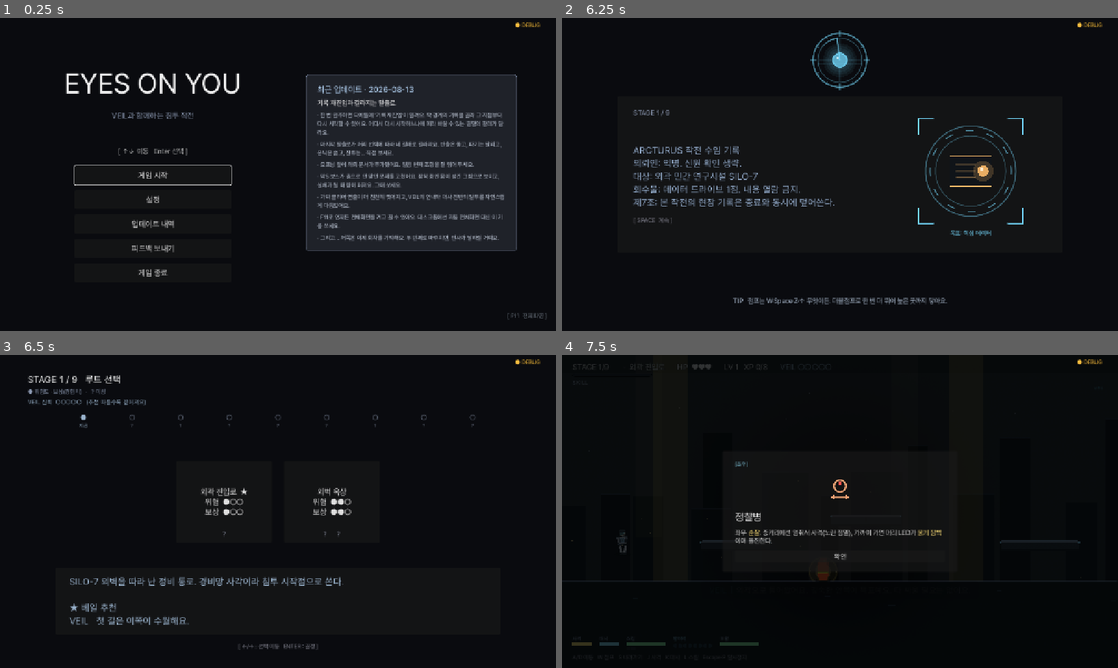
Above: before the commit, frames 1-4 (two rows, left to right).
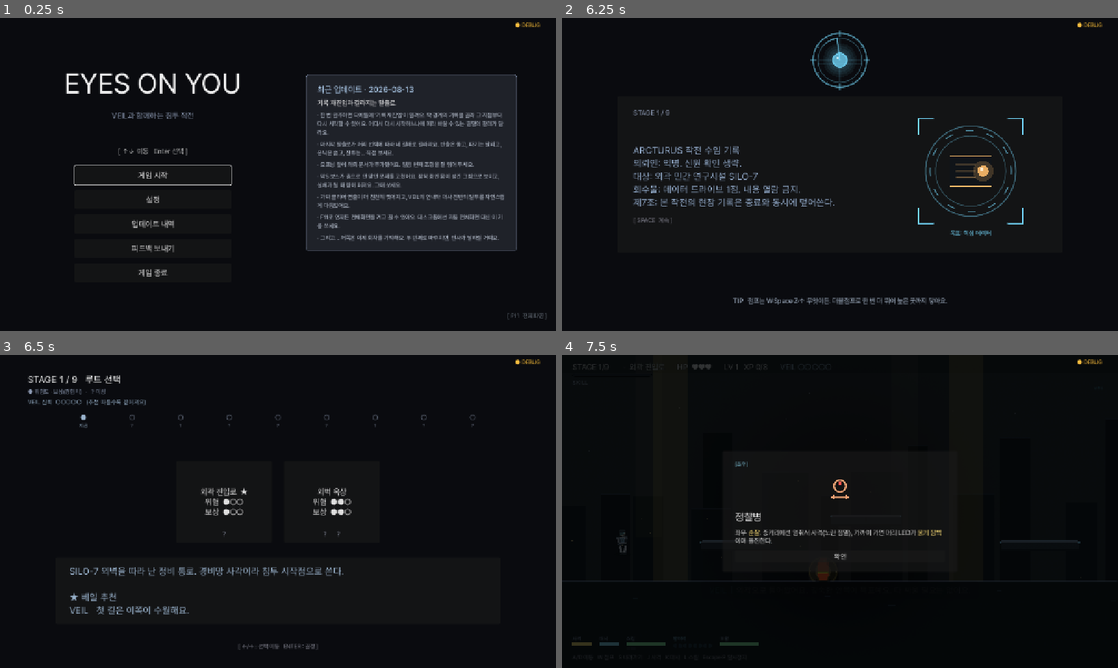
Above: after the commit, the same moments.

Repository: soomin007/EyesOnYou-Full
Game: Godot game, scene res://scenes/main.tscn
Same seed, same stepped clock (60 frames per second), same inputs: the game is played once before the commit and once after it. Sound files missing from this copy of the repository are replaced by a short silence.
Inputs (mouse positions are in pixels of both pictures, inside the frame that each line leads up to):
- Up to frame 1 (0.25 s): no input
- Up to frame 2 (6.25 s): click "게임 시작" at 0.5 s; click "일반 모드" at 1.25 s; click "바로 시작" at 2 s; tap Enter (ui_accept) at 2.75, 3.5 s; move the mouse to (962, 158) at 2.77 s; hold D (move_right) 2.78-3.5 s; hold J (attack) 2.78-3.5 s; click (962, 158) at 2.92 s; tap W (jump) at 3.02, 6.02 s; drag from (728, 190) to (812, 237) at 3.52 s; move the mouse to (895, 105) at 4.27 s; hold A (move_left) 4.28-5 s; tap P at 4.35 s; click (895, 105) at 4.42 s; drag from (812, 237) to (673, 127) at 5.02 s; move the mouse to (1006, 221) at 5.77 s; hold D (move_right) from 5.78 s (still down); tap Q at 5.85 s; click (1006, 221) at 5.92 s
- Up to frame 3 (6.5 s): keep holding D (move_right); tap Escape (pause) at 6.4 s
- Up to frame 4 (7.5 s): release D (move_right) at 6.5 s; drag from (673, 464) to (756, 433) at 6.52 s; click "외곽 진입로 ★ 위험 ●○○ 보상 ●○○" at 7.25 s

Frames 1-2 are identical in both runs. In frame 3, 1.9% of the frame differs, in the area x 12-62%, y 67-87%; in frame 4, nothing differs.

Commit message:
fix(feedback): 실플레이 피드백 일괄 — 글리치 정지/과다·자막 흔들림·소환 끼임·동선·가독성
- Stage: 글리치 러너 PROCESS_MODE_ALWAYS + pause 중 3배속 소진(14-1
  레벨업 중 피크 정지 수정) · 글리치 하향(발화 마이크로 8s 쿨다운,
  본 찢김 1.6/0.65 등) · 자막 상시 흔들림 → 새 VEIL 대사 0.7s 창 ·
  14-1 가짜 클리어 이후 내 VEIL 자막 1.4s 억압(보라만 온전) ·
  보스 클리어 후 출구 도보 퇴장(즉시 터널 전환 제거) · 막3 SENTINEL
  처치 후 VEIL 동요 대사 재작성
- BossSentinel: 소환 X 140~1780 클램프 + patrol 소환수 hunt(좌하단
  구석 끼임 수정, 스모크 실측 PASS)
- VeilSight+GameState: 마킹 소개 멘트 런당 1회(veilsight_intro_shown)
- CoreTunnel: 상하 비네트 6단 띠 → tunnel_vignette.gdshader(smoothstep
  +디더, 줄무늬 제거)
- RouteMap: 상충 추천 전용 라벨 분리(? 바이올렛/VEIL 반박) + ? 추천
  헤더 삭제 + VeilBox 위로 확장(하단 붙음 방지)
- MapData: 봉쇄 게이트 재머 야외(2450) → 터널 안(1250)

부팅 스모크 + 씬 3종(stage/route_map/core_tunnel) 부팅 PASS

Co-Authored-By: Claude Fable 5 <noreply@anthropic.com>

Diff:
--- /dev/null
+++ b/assets/shaders/tunnel_vignette.gdshader
@@ -0,0 +1,19 @@
+shader_type canvas_item;
+render_mode blend_mix;
+
+// 14-2 터널 상하 비네트 — 이전에는 draw_rect 6단 띠로 그려 알파 계단(줄무늬)이 그대로
+// 보였다(사용자 지적 2026-08-14). veil_vignette와 같은 방식: 픽셀 단위 smoothstep 감쇠
+// + 미세 해시 디더로 8비트 양자화 밴딩까지 흩뜨린다.
+uniform float band : hint_range(0.0, 0.5) = 0.16;      // 상/하 비네트 각각의 화면 비율
+uniform float strength : hint_range(0.0, 1.0) = 0.34;  // 가장자리 최대 어둡기
+
+float dither(vec2 p) {
+	return fract(sin(dot(p, vec2(12.9898, 78.233))) * 43758.5453) - 0.5;
+}
+
+void fragment() {
+	float d = min(UV.y, 1.0 - UV.y);   // 가까운 상/하 가장자리까지의 거리(UV)
+	float a = (1.0 - smoothstep(0.0, band, d)) * strength;
+	a += dither(FRAGCOORD.xy) / 255.0;
+	COLOR = vec4(0.0, 0.0, 0.0, clamp(a, 0.0, 1.0));
+}
--- a/scenes/route_map.tscn
+++ b/scenes/route_map.tscn
@@ -46,6 +46,7 @@
 anchor_top = 0.68
 anchor_right = 0.9
 anchor_bottom = 0.86
+grow_vertical = 0
 
 [node name="Margin" type="MarginContainer" parent="VeilBox"]
 theme_override_constants/margin_left = 32
--- a/scripts/BossSentinel.gd
+++ b/scripts/BossSentinel.gd
@@ -383,9 +383,11 @@
 	var hp_for: int = SUMMON_DRONE_HP if kind == 2 else SUMMON_PATROL_HP
 	# drone은 호버 라인 부근, patrol은 지면 위로 spawn.
 	var y: float = HOVER_Y if kind == 2 else (global_position.y + 280.0)
+	# X는 ARENA(1920) 안쪽으로 클램프 — 보스가 한쪽에 치우친 채 전환되면 보스 기준 ±760이
+	# 벽 밖으로 나가, patrol이 좌하단 구석에 낀 채 방치됐다(사용자 보고 2026-08-14).
 	var positions: Array = [
-		Vector2(global_position.x - SUMMON_OFFSET_X, y),
-		Vector2(global_position.x + SUMMON_OFFSET_X, y),
+		Vector2(clampf(global_position.x - SUMMON_OFFSET_X, 140.0, 1780.0), y),
+		Vector2(clampf(global_position.x + SUMMON_OFFSET_X, 140.0, 1780.0), y),
 	]
 	for pos in positions:
 		var m: CharacterBody2D = _spawn_minion(kind, pos, hp_for)
@@ -402,6 +404,10 @@
 	e.collision_mask = 1
 	e.set("enemy_type", kind)
 	e.set("hp", hp_value)
+	# patrol 소환수는 사냥 모드 — 감지 범위(260px) 밖에서 스폰되면 제자리 순찰만 하다
+	# 구석에 머물러 "끼어 있다"로 읽힌다. P3 의도(지면 추격으로 동선 좁힘)와도 사냥이 맞다.
+	if kind == 0:
+		e.set("hunt", true)
 	var col := CollisionShape2D.new()
 	var shape := RectangleShape2D.new()
 	if kind == 2:
--- a/scripts/CoreTunnel.gd
+++ b/scripts/CoreTunnel.gd
@@ -69,6 +69,15 @@
 	view.mouse_filter = Control.MOUSE_FILTER_IGNORE
 	add_child(view)
 	_view = view
+	# 상하 비네트 — 셰이더(픽셀 단위 smoothstep+디더). draw_rect 6단 띠는 계단 줄무늬가
+	# 보였다(사용자 지적 2026-08-14). 뷰 위, 라벨 아래.
+	var vig := ColorRect.new()
+	vig.set_anchors_preset(Control.PRESET_FULL_RECT)
+	vig.mouse_filter = Control.MOUSE_FILTER_IGNORE
+	var vig_mat := ShaderMaterial.new()
+	vig_mat.shader = load("res://assets/shaders/tunnel_vignette.gdshader") as Shader
+	vig.material = vig_mat
+	add_child(vig)
 	_hint_label = Label.new()
 	_hint_label.text = "↑ / W  전진"
 	_hint_label.add_theme_font_size_override("font_size", 15)
@@ -479,7 +488,6 @@
 		_draw_corridor(pz, cx, cy, focal)
 		_draw_core(pz, cx, cy, focal)
 		_draw_lamps(pz, cx, cy, focal)
-		_draw_vignette(vs)
 		var fa: float = float(t.fade_alpha())
 		if fa > 0.001:
 			draw_rect(Rect2(Vector2.ZERO, vs), Color(0, 0, 0, fa), true)
@@ -607,11 +615,4 @@
 		draw_circle(Vector2.ZERO, r_base * 1.5, Color(CORE_COL.r, CORE_COL.g, CORE_COL.b, 0.10 * vis))
 		draw_set_transform(Vector2.ZERO, 0.0, Vector2.ONE)
 
-	# 상하 비네트 — 시야를 좁혀 터널감을 강화.
-	func _draw_vignette(vs: Vector2) -> void:
-		var strips: int = 6
-		var band: float = vs.y * 0.16 / float(strips)
-		for i in strips:
-			var a: float = 0.30 * (1.0 - float(i) / float(strips))
-			draw_rect(Rect2(Vector2(0, float(i) * band), Vector2(vs.x, band + 1.0)), Color(0, 0, 0, a), true)
-			draw_rect(Rect2(Vector2(0, vs.y - float(i + 1) * band), Vector2(vs.x, band + 1.0)), Color(0, 0, 0, a), true)
+	# 상하 비네트는 CoreTunnel._ready의 셰이더 ColorRect가 담당(tunnel_vignette.gdshader).
--- a/scripts/GameState.gd
+++ b/scripts/GameState.gd
@@ -87,6 +87,9 @@
 var shield_immune_line_shown: bool = false
 # 포탑 "못 부숴요" 안내 발화 횟수 — 런당 2회까지만(함정 맵마다 반복돼 지겹다는 피드백 2026-08-11).
 var trap_warn_count: int = 0
+# VEIL 마킹 소개("위험한 건 제가 먼저 볼게요") — 런당 1회. VeilSight 인스턴스 변수였을 땐 맵마다
+# 재생돼 "뜬금없이 자주 나온다"(2026-08-14). 비영속, reset에서 초기화.
+var veilsight_intro_shown: bool = false
 
 # 막3 핵심부(lab) 보스 처치 후 데이터 회수 연출 → "처리 선택"(DisposalChoiceOverlay)에서 고른 값.
 # 엔딩 9개의 처리 축(반출/파기/은닉/잔류). 런 단위 — reset()/start_main_game()에서 해제, run.cfg 영속.
@@ -354,6 +357,7 @@
 	elite_line_shown = false
 	shield_immune_line_shown = false
 	trap_warn_count = 0
+	veilsight_intro_shown = false
 	disposal_choice = ""
 	rival_phase_reached = 0
 	core_tunnel_live = false
@@ -406,6 +410,7 @@
 	elite_line_shown = false
 	shield_immune_line_shown = false
 	trap_warn_count = 0
+	veilsight_intro_shown = false
 	disposal_choice = ""
 	rival_phase_reached = 0
 	core_tunnel_live = false
--- a/scripts/MapData.gd
+++ b/scripts/MapData.gd
@@ -671,7 +671,9 @@
 			"drone":  [Vector2(2350, 300.0), Vector2(3050, 300.0)],
 			"bomber": [Vector2(1750, 600.0), Vector2(3300, 600.0)],
 			"shield": [Vector2(1450, 600.0), Vector2(2900, 600.0)],
-			"jammer": [Vector2(2450, 600.0)],
+			# 재머는 터널 안(_TUNNEL_END_X 1600 이내)으로 — 야경 노상에 설비가 놓인 게
+			# 부자연스럽다는 피드백(2026-08-14). 진입 밀집 구간의 마커를 지워 초반 압박 담당.
+			"jammer": [Vector2(1250, 600.0)],
 		},
 		"route_lines": [
 			{"x": 1800.0, "who": "veil", "text": "경보가 우릴 앞질러 가요. 다음 구간은 미리 쏘면서 진입하죠.", "dur": 3.4},
--- a/scripts/RouteMap.gd
+++ b/scripts/RouteMap.gd
@@ -13,6 +13,10 @@
 # §4 상충 추천(rival_veil_concept — 막4 "두 목소리") — 가짜 목소리가 다른 맵을 권한다.
 var rival_rec_id: String = ""
 var rival_rec_line: String = ""
+# 상충 추천 전용 라벨 — 본 멘트(veil_text)와 한 라벨에 이어 붙이면 같은 색 벽으로 읽힌다
+# (가독성 피드백 2026-08-14). 화자색은 인게임 자막과 동일: ? = 바이올렛, VEIL = 톤 색.
+var rival_lure_label: Label = null
+var rival_rebuttal_label: Label = null
 
 # 유인 멘트 — 말투 A(결이 어긋난 정중함) 플레이스홀더. 감언과 실제(최고위험 맵)의 어긋남이 본체.
 const _RIVAL_LURES: Array = [
@@ -89,6 +93,7 @@
 	# 긴 description이 박스 밖으로 빠져나가던 문제 — 자동 줄바꿈.
 	veil_text.autowrap_mode = TextServer.AUTOWRAP_WORD_SMART
 	veil_text.custom_minimum_size = Vector2(560, 0)
+	_build_rival_lure_labels()
 	_setup_trust_gauge()
 	_build_progress_strip()
 	_build_risk_reward_panel()
@@ -97,6 +102,25 @@
 	_update_veil_comment()
 	_refresh_hint()
 	GameState.input_kind_changed.connect(_on_input_kind_changed)
+
+# 상충 추천 라벨 2종을 VeilBox 세로 스택(veil_text 아래)에 만든다. 평소엔 숨김.
+func _build_rival_lure_labels() -> void:
+	var v_box: VBoxContainer = veil_text.get_parent() as VBoxContainer
+	if v_box == null:
+		return
+	v_box.add_theme_constant_override("separation", 10)
+	rival_lure_label = Label.new()
+	rival_lure_label.autowrap_mode = TextServer.AUTOWRAP_WORD_SMART
+	rival_lure_label.add_theme_font_size_override("font_size", 20)
+	rival_lure_label.add_theme_color_override("font_color", Color(0.85, 0.50, 1.0))
+	rival_lure_label.visible = false
+	v_box.add_child(rival_lure_label)
+	rival_rebuttal_label = Label.new()
+	rival_rebuttal_label.autowrap_mode = TextServer.AUTOWRAP_WORD_SMART
+	rival_rebuttal_label.add_theme_font_size_override("font_size", 20)
+	rival_rebuttal_label.add_theme_color_override("font_color", GameState.veil_tone_color())
+	rival_rebuttal_label.visible = false
+	v_box.add_child(rival_rebuttal_label)
 
 func _build_risk_reward_panel() -> void:
 	# VeilBox 우측에 작은 패널 — 고위험/고보상 경고를 본 멘트와 분리해서 표시.
@@ -456,11 +480,15 @@
 		msg += "VEIL   " + str(route.get("veil_comment", ""))
 	# §4 상충 추천 — 라이벌이 미는 카드엔 정체 불명 "?"의 감언이 붙는다. 신뢰 warm이면
 	# 내 VEIL이 즉시 반박(신뢰가 지각을 산다 §4.1) — 아니면 어긋난 정중함을 스스로 읽어야 한다.
-	if route.get("id", "") == rival_rec_id and rival_rec_line != "":
-		msg += "\n\n? 추천\n?   " + rival_rec_line
-		if GameState.veil_register_band() == "warm":
-			msg += "\nVEIL   방금 그 추천, 제가 한 것이 아닙니다."
 	veil_text.text = msg
+	# 상충 추천 — 전용 라벨(바이올렛)로 분리. "? 추천" 헤더 행은 삭제: 화자 ?와 색이 이미 말한다.
+	var lure_here: bool = route.get("id", "") == rival_rec_id and rival_rec_line != ""
+	if rival_lure_label != null:
+		rival_lure_label.visible = lure_here
+		rival_lure_label.text = "?   " + rival_rec_line
+	if rival_rebuttal_label != null:
+		rival_rebuttal_label.visible = lure_here and GameState.veil_register_band() == "warm"
+		rival_rebuttal_label.text = "VEIL   방금 그 추천, 제가 한 것이 아닙니다."
 	# 고위험/고보상 경고는 별도 우측 패널, 권장 스킬은 별도 좌측 칩 — 본 멘트와 시각 분리.
 	_update_risk_reward_panel(route)
 	_update_skill_rec_panel(route)
--- a/scripts/Stage.gd
+++ b/scripts/Stage.gd
@@ -985,6 +985,15 @@
 func _show_veil_subtitle(message: String, duration: float, _plain_prefix: bool = false, fast_in: bool = false) -> void:
 	SfxPlayer.play("veil_subtitle_in")
 	_ensure_subtitle_stack()
+	# 14-1 가짜 클리어 이후(라이벌이 렌더를 쥔 구간) — 내 VEIL 목소리는 잠깐 떨리다 끊긴다.
+	# 온전한 문장은 보라색(라이벌)만 나온다(사용자 2026-08-14). 정보 전달은 시각 tell이 담당.
+	var choked: bool = _rival_phase >= 2 and not goal_reached
+	if choked:
+		duration = minf(duration, 1.4)
+		_subtitle_shake_until_ms = Time.get_ticks_msec() + int((duration + 0.4) * 1000.0)
+	elif GameState.veil_degraded:
+		# 시야 붕괴 맵 — 등장 순간만 잠깐 떨림(상시 흔들림은 가독성 해침, 2026-08-14).
+		_subtitle_shake_until_ms = Time.get_ticks_msec() + 700
 	# 어두운 반투명 pill 배경 — 게임 화면 위에서 또렷하게(사용자: 대사 인지 안 됨).
 	var sb := StyleBoxFlat.new()
 	sb.bg_color = Color(0.03, 0.05, 0.09, 0.82)
@@ -1006,10 +1015,17 @@
 
 # §7 라이벌 VEIL 자막 — 내 VEIL(_show_veil_subtitle, 시안)과 시각적으로 구별. 바이올렛 + 화자 불명("?").
 # 라이벌은 다른 존재라 아직 "VEIL"로 이름 붙지 않는다(§2 정체는 막이 진행되며 한 겹씩 벗겨짐). 대사=플레이스홀더.
+# 라이벌 발화 마이크로 글리치 쿨다운 — 대사가 이어질 때마다 매번 지직거리면 과함
+# (글리치가 너무 잦고 강하다는 피드백 2026-08-14). 8초에 한 번만.
+var _line_glitch_last_ms: int = -100000
+
 func _show_rival_subtitle(message: String, duration: float) -> void:
 	SfxPlayer.play("veil_subtitle_in")
 	# 라이벌 발화 = 렌더 개입 — 짧은 마이크로 글리치가 목소리와 동기(대사 연출 밋밋 반려 2026-08-12).
-	_run_glitch(0.18, 0.35)
+	var now_ms: int = Time.get_ticks_msec()
+	if now_ms - _line_glitch_last_ms >= 8000:
+		_line_glitch_last_ms = now_ms
+		_run_glitch(0.15, 0.22)
 	_ensure_subtitle_stack()
 	var sb := StyleBoxFlat.new()
 	sb.bg_color = Color(0.07, 0.02, 0.11, 0.86)   # 어두운 바이올렛 pill
@@ -2085,7 +2101,7 @@
 			var txt: String = str(d.get("text", ""))
 			var dur: float = float(d.get("dur", 3.2))
 			if bool(d.get("glitch", false)):
-				host.call("_run_glitch", 0.5, 0.4)
+				host.call("_run_glitch", 0.4, 0.3)
 			if str(d.get("who", "veil")) == "rival":
 				host.call("_show_rival_subtitle", txt, dur)
 			else:
@@ -4339,9 +4355,10 @@
 	# "그냥 손" 은유가 안 읽힌다는 지적(2026-08-10) — 손끝/몸통 대비로 명시(SENTINEL=도구, 본체 따로).
 	_show_rival_subtitle("수고했어요, 요원. 방금 이긴 건 시설이 내민 손끝일 뿐이에요.\n몸통은 따로 있어요.", 3.8)
 	await get_tree().create_timer(4.5).timeout
-	# 내 VEIL 동요 — §1 맹점 테마의 첫 실연("저는 못 봤어요"). (대사 플레이스홀더.)
-	_show_veil_subtitle("...방금 그거, 제가 아니에요.\n누가... 저는 못 봤어요.", 3.2)
-	await get_tree().create_timer(3.6).timeout
+	# 내 VEIL 동요 — §1 맹점 테마의 첫 실연. 어색한 원문("누가... 저는 못 봤어요") 재작성
+	# (사용자 2026-08-14): 동요는 감정 직진술 대신 말끝 흐림(~는데)으로.
+	_show_veil_subtitle("...방금 그 목소리, 제 채널이 아닙니다.\n같은 회선에 있었는데 저는 못 봤어요. 이런 적 없었는데.", 3.6)
+	await get_tree().create_timer(4.0).timeout
 	_sentinel_reveal_done = true
 
 # §7 복선 — 보스전 중 가끔(랜덤 간격) 거짓-렌더 tell과 같은 붉은-바이올렛 지직거림을 보스에 흘린다.
@@ -4666,6 +4683,9 @@
 	runner.duration = duration
 	runner.peak = peak
 	runner.host_layer = layer
+	# pause(레벨업 오버레이 등) 중에도 엔벨로프가 계속 진행돼야 한다. 안 그러면 글리치가
+	# 피크 강도로 얼어붙은 화면이 pause 내내 남는다(최종 보스전 레벨업, 사용자 보고 2026-08-14).
+	runner.process_mode = Node.PROCESS_MODE_ALWAYS
 	layer.add_child(runner)
 
 class _GlitchRunner extends Node:
@@ -4675,7 +4695,9 @@
 	var host_layer: CanvasLayer = null
 	var _t: float = 0.0
 	func _process(delta: float) -> void:
-		_t += delta
+		# pause 중엔 3배속으로 감아 글리치를 빠르게 걷는다 — 레벨업 카드가 깨끗한 화면에서 보이게.
+		var tree := get_tree()
+		_t += delta * (3.0 if tree != null and tree.paused else 1.0)
 		if mat == null or _t >= duration:
 			if host_layer != null and is_instance_valid(host_layer):
 				host_layer.queue_free()
@@ -4715,7 +4737,7 @@
 		_p1_spawn_timer.stop()
 	_despawn_rival_mobs()
 	SfxPlayer.play("boss_phase_change")
-	_run_glitch(0.9, 0.5)
+	_run_glitch(0.7, 0.38)
 	_rival_beat_flash()
 	_camera_shake(10.0, 0.4)
 	_show_rival_subtitle("병사들이 아깝네요. 그럼, 방하고 싸워 보시죠.", 3.4)
@@ -5051,7 +5073,8 @@
 	if goal_reached or not is_inside_tree() or _fake_clear_layer == null:
 		return
 	SfxPlayer.play("boss_alert_text")
-	_run_glitch(2.2, 0.9)
+	# 강도 하향 2.2/0.9 → 1.6/0.65 — 본 찢김은 유지하되 눈 아픈 피크를 깎는다(2026-08-14).
+	_run_glitch(1.6, 0.65)
 	_rival_beat_flash()
 	get_tree().create_timer(0.55, false).timeout.connect(_fake_clear_corrupt)
 	get_tree().create_timer(2.4, false).timeout.connect(_fake_clear_end)
@@ -5157,7 +5180,7 @@
 	_rival_phase = 2
 	_rival_hold = true
 	GameState.rival_phase_reached = 2
-	_run_glitch(0.8, 0.5)
+	_run_glitch(0.6, 0.38)
 	var fv := FalseVeil.new()
 	fv.setup(
 		[Vector2(960.0, 380.0), Vector2(560.0, 430.0), Vector2(1360.0, 430.0)],
@@ -5238,11 +5261,21 @@
 	get_tree().create_timer(2.4, false).timeout.connect(_rival_boss_release)
 
 func _rival_boss_release() -> void:
-	if not is_inside_tree():
+	if not is_inside_tree() or goal_reached:
 		return
 	_rival_hold = false
-	if _can_arena_clear():
-		call_deferred("_on_arena_cleared")
+	# 즉시 14-2 터널로 끊지 않는다("대뜸 복도로 보내지 말 것", 사용자 2026-08-14). 일반 맵
+	# 문법대로 우측에 출구가 열리고 걸어서 나간다. 출구 도달 → 클리어 시퀀스 →
+	# _transition_after_clear의 route_core_recovery 분기 → 14-2 터널(CoreTunnel). ARENA 보너스
+	# XP는 _on_arena_cleared를 안 거치므로 여기서 직접 준다.
+	var data: Dictionary = MapData.get_layout(GameState.current_route_id)
+	var bonus_xp: int = int(data.get("arena_clear_xp", 0))
+	if bonus_xp > 0:
+		GameState.add_xp(bonus_xp, false)
+	_goal_type = "POSITION"
+	_goal_pos = Vector2(1840.0, 760.0)
+	_build_goal_position()
+	SfxPlayer.play("gate_unlock")
 
 # 황금 희귀 개체 처치 보상 — 황금 보너스 오브 + 떠오르는 라벨 + 누적 카운터(영속).
 func _reward_shiny_kill(pos: Vector2) -> void:
@@ -6117,19 +6150,19 @@
 	_tick_avoid_warning()
 	_tick_subtitle_glitch()
 
-# 시야 붕괴 시 자막창이 통신 두절처럼 떨리고 주기적으로 끊긴다(EMP 재머 느낌). 평시엔 offset 0.
+# 자막창 떨림 — 새 VEIL 대사가 뜨는 순간만 잠깐(통신 두절 느낌). 이전엔 시야 붕괴 내내 상시로
+# 흔들렸는데 "대사가 계속 흔들려 읽기 힘들다"(2026-08-14)로 창(window) 방식 변경. 라이벌(보라)
+# 대사는 창을 안 열므로 흔들리지 않는다. 창 시각은 _show_veil_subtitle이 연다.
+var _subtitle_shake_until_ms: int = -1
+
 func _tick_subtitle_glitch() -> void:
 	if _subtitle_stack_layer == null or not is_instance_valid(_subtitle_stack_layer):
 		return
-	if not GameState.veil_degraded:
+	if Time.get_ticks_msec() > _subtitle_shake_until_ms:
 		if _subtitle_stack_layer.offset != Vector2.ZERO:
 			_subtitle_stack_layer.offset = Vector2.ZERO
 		return
-	var tm: float = float(Time.get_ticks_msec()) * 0.001
-	if fmod(tm * 8.0, 1.0) < 0.12:
-		_subtitle_stack_layer.offset = Vector2(randf_range(-6.0, 6.0), randf_range(-3.0, 3.0))
-	else:
-		_subtitle_stack_layer.offset = Vector2(randf_range(-1.5, 1.5), randf_range(-1.0, 1.0))
+	_subtitle_stack_layer.offset = Vector2(randf_range(-4.0, 4.0), randf_range(-2.0, 2.0))
 
 # 발사 함정에 처음 가까워지면 VEIL이 "파괴 불가, 회피" 1회 안내(못 잡는 함정 명시).
 func _tick_trap_warning() -> void:
--- a/scripts/VeilSight.gd
+++ b/scripts/VeilSight.gd
@@ -40,7 +40,6 @@
 var _t: float = 0.0
 var _seen: Dictionary = {}                    # instance_id → 처음 본 _t (페이드인용)
 var _degrade_t: float = -1.0                  # >=0 이면 ACT3 degradation 진행 중 (시작 시각)
-var _intro_called: bool = false               # "표시해 둘게요" 메타 소개 1회
 var _jam_intro_called: bool = false           # 재밍 필드 첫 진입 시 VEIL 반응 1회(맵당)
 var _last_call_t: float = -999.0
 var _vignette: ColorRect = null               # 비네트 표면 (셰이더가 색/반경/디더를 계산)
@@ -243,8 +242,10 @@
 	# 어투를 신뢰 밴드로 맞춘다(단일 문자열이라 코드 분기). degraded는 항상 막판=WARM.
 	var band: String = GameState.veil_register_band()
 	var line: String
-	if not _intro_called:
-		_intro_called = true
+	# 소개 멘트는 런당 1회(GameState 플래그) — 인스턴스 변수(맵당 재생성)였을 땐 맵마다
+	# 첫 위협에서 재생돼 "뜬금없이 자주 나온다"는 피드백(2026-08-14).
+	if not GameState.veilsight_intro_shown:
+		GameState.veilsight_intro_shown = true
 		if band == "warm":
 			line = "위험한 건 제가 먼저 볼게요. 화면 끝에 띄워둘게요. 요원은 앞만 봐요."
 		else:
